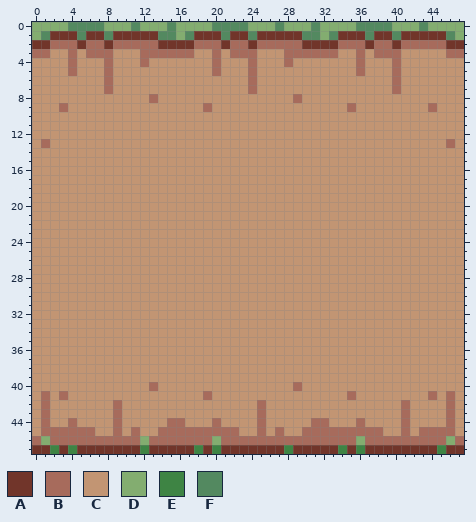
A pixel-art sprite gets an edit: Content/Images/Textures2D/Mountains/grass-noborders.png. Above, as it was before the edit.
The file is 48x48 pixels.
Palette (. is transparent): A #71352a  B #a76b5c  C #c29573  D #83ad70  E #3e8444  F #538960
And afterwards:
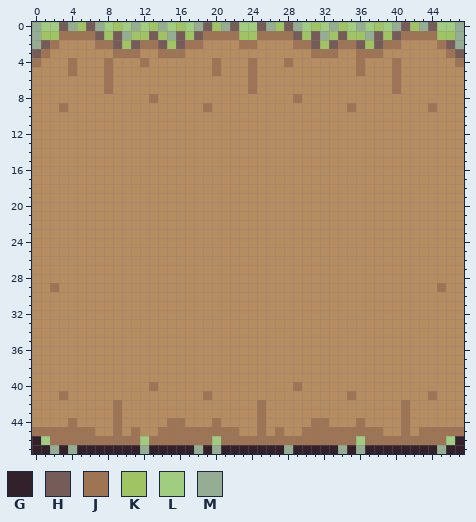
Colours new in this view: G #32202b  H #765c59  J #9f7454  K #a0c464  L #a1cd81  M #95ad92
Difference:
Colour C changes from #c29573 to #b68d60.
The author changed colour A to colour C in row 2 at x 5 and 21.
The author changed colour B to colour C in row 2 at x 3 to 4, 6, 19 to 20, 22, 25 to 28 and 41 to 44; in row 3 at x 4, 6 to 8, 12 to 13, 17, 20, 22 to 24, 28 to 30 and 39 to 40; in row 13 at x 1 and 46; in rows 41 to 44 at x 1 and 46.
The author changed colour A to colour G in row 47 at x 0 to 1, 3, 5 to 11, 13 to 17, 19, 21 to 27, 29 to 33, 35, 37 to 44 and 46 to 47.
The author changed colour B to colour G in row 46 at x 0 and 47.
The author changed colour A to colour H in row 1 at x 7, 9, 13, 18, 29, 34 and 38; in row 2 at x 1, 14, 16, 31, 33 and 46.
The author changed colour B to colour H in row 2 at x 9, 11, 36 and 38; in row 3 at x 0 and 47.
The author changed colour D to colour H in row 0 at x 3, 19, 25, 28, 41 and 44; in row 1 at x 16.
The author changed colour F to colour H in row 0 at x 6 and 22; in row 1 at x 31 and 40.
The author changed colour A to colour J in row 1 at x 3 to 4, 6, 19 to 20, 22, 25 to 28 and 41 to 44; in row 2 at x 8, 17, 24, 30 and 40.
The author changed colour B to colour J in row 2 at x 2, 7, 12 to 13, 18, 23, 29, 34 to 35, 39 and 45; in row 3 at x 1, 14 to 16, 31 to 33, 36, 38 and 46; in row 4 at x 4, 8, 12, 20, 24, 28, 36 and 40; in row 5 at x 4, 8, 20, 24, 36 and 40; in rows 6 to 7 at x 8, 24 and 40; in row 8 at x 13 and 29.
The author changed colour B to colour J in row 9 at x 3, 19, 35 and 44; in row 40 at x 13 and 29; in row 41 at x 3, 19, 35 and 44; in rows 42 to 43 at x 9, 25 and 41; in row 44 at x 4, 9, 15 to 16, 20, 25, 31 to 32, 36 and 41; in row 45 at x 1 to 6, 9, 11, 14 to 22, 25, 27, 30 to 38, 41 and 43 to 46.
The author changed colour B to colour J in row 46 at x 2 to 11, 13 to 19, 21 to 35 and 37 to 45.
The author changed colour C to colour J in row 3 at x 9 to 11 and 37; in row 4 at x 0 and 47; in row 29 at x 2 and 45; in row 45 at x 0 and 47.
The author changed colour F to colour J in row 1 at x 5 and 21.
The author changed colour A to colour K in row 1 at x 2, 11 to 12, 23, 35 to 36, 39 and 45; in row 2 at x 15, 32 and 37.
The author changed colour B to colour K in row 2 at x 10.
The author changed colour D to colour K in row 0 at x 9, 13, 16, 34 and 42.
The author changed colour F to colour K in row 0 at x 5, 20, 27, 31 and 38; in row 1 at x 1, 8, 14, 17, 24, 30, 33 and 46.
The author changed colour D to colour L in row 0 at x 1 to 2, 8, 10, 12, 17, 24, 30, 32, 35 and 45 to 46; in row 46 at x 1, 12, 20, 36 and 46.
The author changed colour F to colour L in row 0 at x 15, 23, 37 and 39.
The author changed colour A to colour M in row 1 at x 10; in row 2 at x 0 and 47.
The author changed colour D to colour M in row 0 at x 0, 14, 18, 26, 29, 33, 40 and 47; in row 1 at x 0, 32 and 47.
The author changed colour E to colour M in row 47 at x 2, 4, 12, 18, 20, 28, 34, 36 and 45.
The author changed colour F to colour M in row 0 at x 4, 7, 11, 21, 36 and 43; in row 1 at x 15 and 37.
Pixel boxes of the changes (left, top, right, bottom) in both pictures:
changed: (32, 22, 464, 454)
